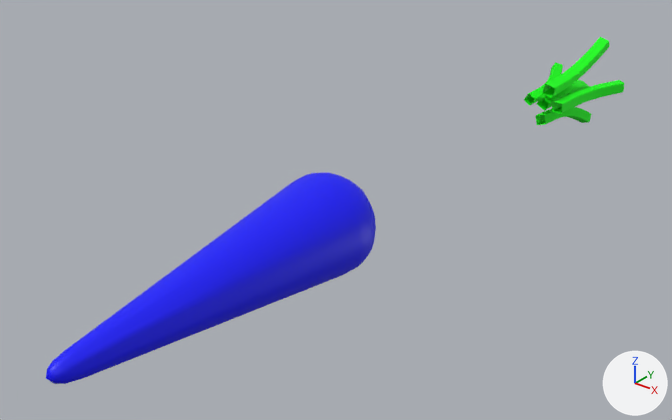
Before and after pictures for a commit that changed the FBX model Artistkram/Adi/Karotte/karotte_high_explosion.fbx.
Both versions are drawn from a 50 mm lens placed at (1.173, -1.25, 0.932), pointed at (-0.118, 0.363, -0.068). Lighting does not change. The marker at lower right points along +X, +Y and +Z.

The older version as bpy lines, for what is in view:
```python
me_mesh = bpy.data.meshes.new('Mesh')
me_mesh.from_pydata(...)  # 358 vertices, 356 faces; spans x -0.195..0.194, y -0.194..0.198, z -0.482..0.927
me_mesh.materials.append(mat_orange)  # blue #0000ff
me_mesh_001 = bpy.data.meshes.new('Mesh.001')
me_mesh_001.from_pydata(...)  # 1637 vertices, 1572 faces; spans x -11.7..12.2, y -14.1..14.1, z -55.9..-21.0
me_mesh_001.materials.append(mat_gruen)  # green #00ff00
ob_polysurface12 = bpy.data.objects.new('polySurface12', None)
ob_polysurface12.location = (0.0, 0.0, 0.0)
ob_polysurface12.rotation_euler = (1.571, 0.0, 0.0)  # degrees (90, 0, 0)
ob_polysurface12.scale = (0.6, 0.6, 0.6)
ob_polysurface14 = bpy.data.objects.new('polySurface14', me_mesh)
ob_polysurface14.parent = ob_polysurface12
ob_polysurface14.location = (0.0, 0.0, 0.0)
ob_polysurface15 = bpy.data.objects.new('polySurface15', me_mesh_001)
ob_polysurface15.location = (0.0, 1.0, 0.0)
ob_polysurface15.rotation_euler = (1.571, 0.0, 0.0)  # degrees (90, 0, 0)
ob_polysurface15.scale = (0.01, 0.01, 0.01)
ob_polysurface16 = bpy.data.objects.new('polySurface16', None)
ob_polysurface16.parent = ob_polysurface12
ob_polysurface16.location = (0.0, 0.0, 0.0)
ob_polysurface17 = bpy.data.objects.new('polySurface17', None)
ob_polysurface17.parent = ob_polysurface12
ob_polysurface17.location = (0.0, 0.0, 0.0)
ob_polysurface18 = bpy.data.objects.new('polySurface18', None)
ob_polysurface18.parent = ob_polysurface12
ob_polysurface18.location = (0.0, 0.0, 0.0)
ob_polysurface19 = bpy.data.objects.new('polySurface19', None)
ob_polysurface19.parent = ob_polysurface12
ob_polysurface19.location = (0.0, 0.0, 0.0)
```
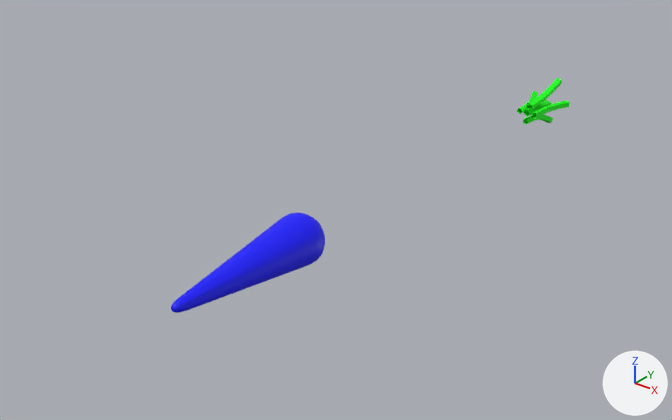
ob_polysurface12 is not drawn itself; it is the parent of ob_polysurface18, ob_polysurface14, ob_polysurface16, ob_polysurface17, ob_polysurface19, ob_polysurface15_001, ob_transform18.

The change in detail:
me_mesh_001 has 1637 vertices, 1572 faces and spans x -11.7..12.2, y -14.1..14.1, z -55.9..-21.0.
me_mesh_001 is used by ob_polysurface15; location (0.0, 1.0, 0.0); rotation (1.571, 0.0, 0.0), in degrees (90, 0, 0); scale (0.01, 0.01, 0.01).
me_mesh_001 part 1: the loose piece of 337 vertices spanning x -2.3..3.2, y -14.1..-3.4, z -51.7..-21.1 is scaled about the mesh origin by 0.0167.
me_mesh_001 part 2: the loose piece of 337 vertices spanning x -0.9..5.2, y 2.2..14.1, z -54.7..-21.1 is deleted.
me_mesh_001 part 3: the loose piece of 337 vertices spanning x -11.7..-3.6, y -1.9..4.3, z -50.6..-22.0 is deleted.
me_mesh_001 part 4: the loose piece of 337 vertices spanning x -4.9..2.0, y -6.3..2.4, z -55.9..-21.0 is deleted.
me_mesh_001 part 5: the loose piece of 289 vertices spanning x 2.8..12.2, y -1.9..1.3, z -53.5..-21.1 is deleted.
Mesh me_mesh_002 is new.
It has 337 vertices, 324 faces and spans x -0.195..-0.059, y -0.031..0.072, z -0.843..-0.366.
It uses material mat_gruen (green #00ff00).
Mesh me_mesh_003 is new.
It has 289 vertices, 276 faces and spans x 0.047..0.204, y -0.031..0.022, z -0.891..-0.352.
It uses material mat_gruen (green #00ff00).
Mesh me_mesh_005 is new.
It has 337 vertices, 324 faces and spans x -0.081..0.033, y -0.105..0.039, z -0.932..-0.35.
It uses material mat_gruen (green #00ff00).
Mesh me_mesh_004 is new.
It has 337 vertices, 324 faces and spans x -0.015..0.087, y 0.037..0.235, z -0.912..-0.351.
It uses material mat_gruen (green #00ff00).
Object 'polySurface18' (ob_polysurface18) now shows me_mesh_004 instead of nothing.
Object 'polySurface15' (ob_polysurface15) turns from (90, 0, 0) to (0, 0, 0) degrees about x, y and z.
Object 'polySurface15' (ob_polysurface15) is rescaled from (0.01, 0.01, 0.01) to (1.0, 1.0, 1.0).
In object 'polySurface15' (ob_polysurface15), parent is now set to ob_polysurface12.
Object 'polySurface15' (ob_polysurface15) moves from (0.0, 1.0, 0.0) to (0.0, 0.0, -3.333).
Object 'polySurface12' (ob_polysurface12) is rescaled from (0.6, 0.6, 0.6) to (0.3, 0.3, 0.3).
Object 'polySurface16' (ob_polysurface16) now shows me_mesh_002 instead of nothing.
Object 'polySurface17' (ob_polysurface17) now shows me_mesh_003 instead of nothing.
Object 'polySurface19' (ob_polysurface19) now shows me_mesh_005 instead of nothing.

Where the change shows, as pixel boxes (x1, y1, x2, y2) in the pictures (672 x 420 px; the box of a moved part takes in the faces that stretch with it):
'polySurface14', rescaled (53% narrower, 52% shorter)
    before: (46, 173, 376, 384)
    after: (171, 213, 325, 313)
'polySurface15', reshaped, moved, turned, rescaled
    before: (524, 37, 624, 125)
    after: (523, 115, 553, 124)
'polySurface18', now drawn
    after: (526, 78, 562, 110)
'polySurface17', now drawn
    after: (531, 100, 570, 118)
'polySurface19', now drawn
    after: (523, 100, 552, 117)
'polySurface16', now drawn
    after: (517, 91, 538, 114)
part 1 of me_mesh_001, moved or reshaped
    before: (535, 107, 591, 125)
    after: (523, 115, 553, 124)
part 2 of me_mesh_001, deleted (green)
    before: (542, 37, 610, 98)
part 3 of me_mesh_001, deleted
    before: (524, 62, 563, 105)
part 4 of me_mesh_001, deleted (green)
    before: (537, 80, 589, 111)
part 5 of me_mesh_001, deleted (green)
    before: (552, 80, 624, 114)
